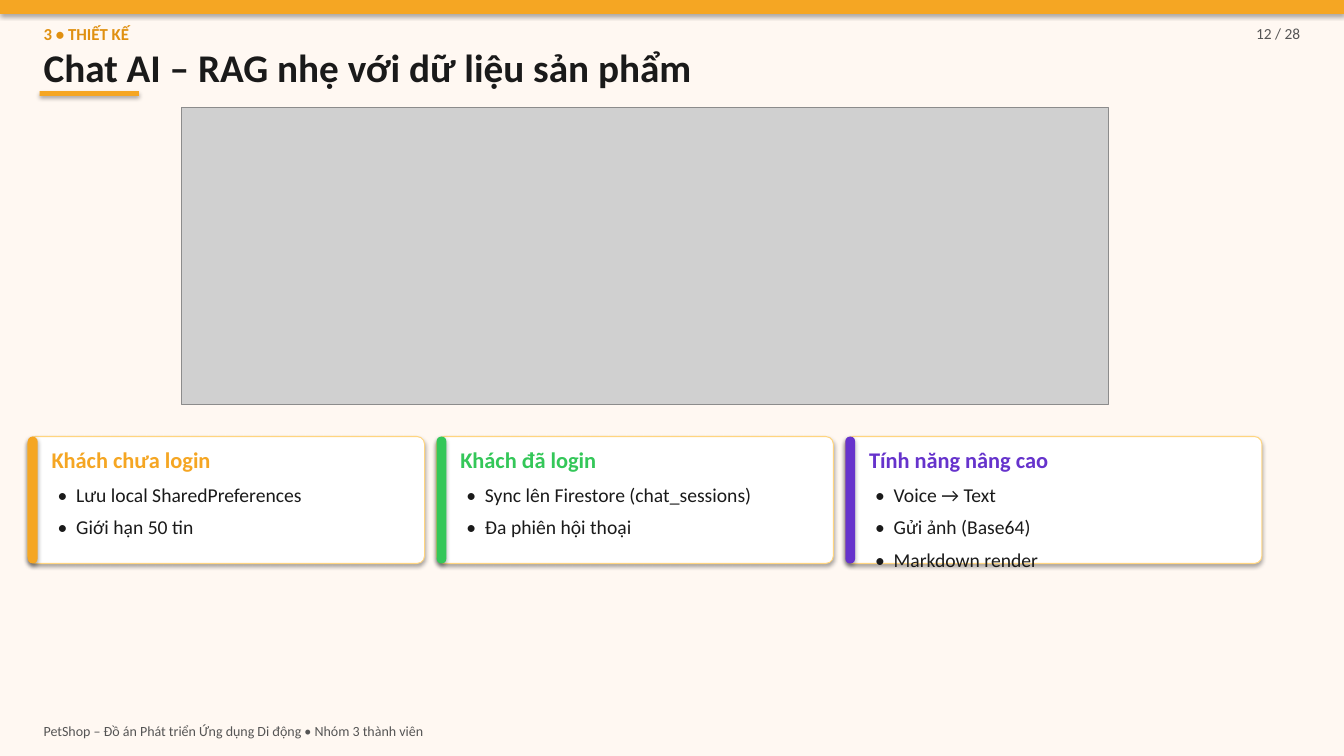
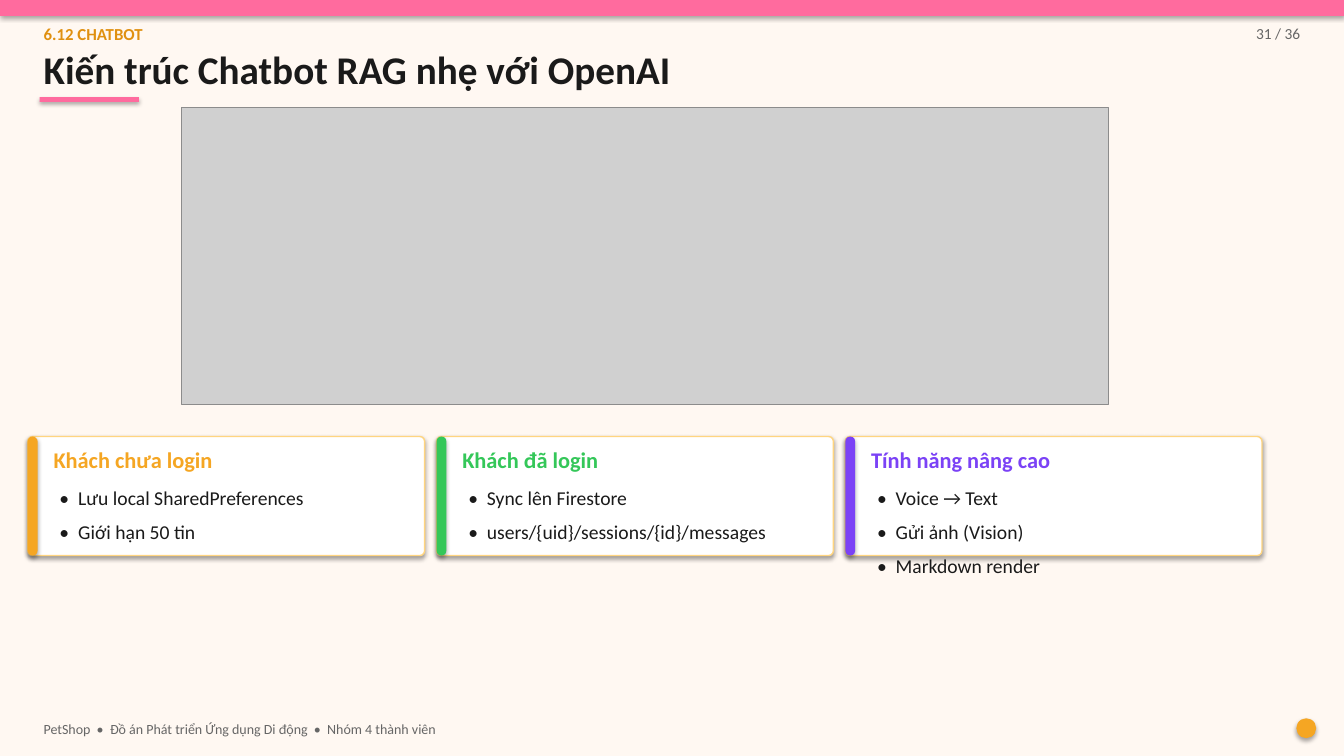
Before and after one commit to DaoTrucMai/Pet-Shop, a slide deck: slide 31 of docs/BAO_CAO_SLIDES.pptx (slide 12 before the commit). Drawn at 1344x756 pixels with LibreOffice and Linux fonts; fonts in the diff are those of the drawing; grey boxes stand for pictures. Boxes give left, top, right and bottom in pixels: in the first picture for what was removed or moved away, otherwise in the second. Text is boxed around its words. In the diff, an @@ line names an element or a change of style, - is before the commit and + after.

```diff
--- a/docs/BAO_CAO_SLIDES.pptx
+++ b/docs/BAO_CAO_SLIDES.pptx
@@ rectangle at (x1=0, y1=0, x2=1344, y2=16): fill #F5A623 to #FF6B9E @@
@@ text at (x1=44, y1=28, x2=142, y2=40): text changed @@
-3 • THIẾT KẾ
+6.12 CHATBOT
@@ text at (x1=1256, y1=28, x2=1301, y2=39): text changed; text colour #555555 to #666666 @@
-12 / 28
+31 / 36
@@ text at (x1=44, y1=54, x2=670, y2=91): text changed @@
-Chat AI – RAG nhẹ với dữ liệu sản phẩm
+Kiến trúc Chatbot RAG nhẹ với OpenAI
@@ rectangle at (x1=39, y1=97, x2=138, y2=102): fill #F5A623 to #FF6B9E @@
@@ rectangle moved from (x1=39, y1=92, x2=138, y2=97) to (x1=39, y1=97, x2=138, y2=102) @@
@@ rounded rectangle resized from (x1=28, y1=437, x2=38, y2=564) to (x1=28, y1=437, x2=38, y2=556) @@
@@ rounded rectangle resized from (x1=28, y1=437, x2=425, y2=564) to (x1=28, y1=437, x2=425, y2=556) @@
@@ rounded rectangle resized from (x1=437, y1=437, x2=447, y2=564) to (x1=437, y1=437, x2=447, y2=556) @@
@@ outline #FFD580 0.75 pt to #FFD580 1 pt; proportions changed in 3 elements at (x1=846, y1=437, x2=1262, y2=556), (x1=28, y1=437, x2=425, y2=556), (x1=437, y1=437, x2=834, y2=556) @@
@@ rounded rectangle resized from (x1=437, y1=437, x2=834, y2=564) to (x1=437, y1=437, x2=834, y2=556) @@
@@ rounded rectangle resized from (x1=846, y1=437, x2=1262, y2=564) to (x1=846, y1=437, x2=1262, y2=556) @@
@@ rounded rectangle resized from (x1=846, y1=437, x2=856, y2=564) to (x1=846, y1=437, x2=856, y2=556) @@
@@ rounded rectangle at (x1=846, y1=437, x2=856, y2=556): fill #6633CC to #7B42F6 @@
@@ text "Tính năng nâng cao" at (x1=871, y1=452, x2=1050, y2=472): text colour #6633CC to #7B42F6 @@
@@ text "• Lưu local SharedPreferences" at (x1=78, y1=491, x2=303, y2=543): line spacing 1.15 to 1.2 @@
@@ text at (x1=487, y1=491, x2=766, y2=543): text changed @@
-• Sync lên Firestore (chat_sessions)
-• Đa phiên hội thoại
+• Sync lên Firestore
+• users/{uid}/sessions/{id}/messages
@@ text at (x1=896, y1=491, x2=1040, y2=573): line spacing 1.15 to 1.2 @@
@@ text at (x1=896, y1=525, x2=1023, y2=542): text changed @@
-• Gửi ảnh (Base64)
+• Gửi ảnh (Vision)
@@ ellipse added at (x1=1297, y1=719, x2=1317, y2=739), fill #F5A623 @@
@@ text at (x1=44, y1=722, x2=436, y2=737): text changed; text colour #555555 to #666666 @@
-PetShop – Đồ án Phát triển Ứng dụng Di động • Nhóm 3 thành viên
+PetShop • Đồ án Phát triển Ứng dụng Di động • Nhóm 4 thành viên
```
Also in this commit, not shown: 17 other slides changed, 19 slides added, 10 slides removed, 26 other files.
